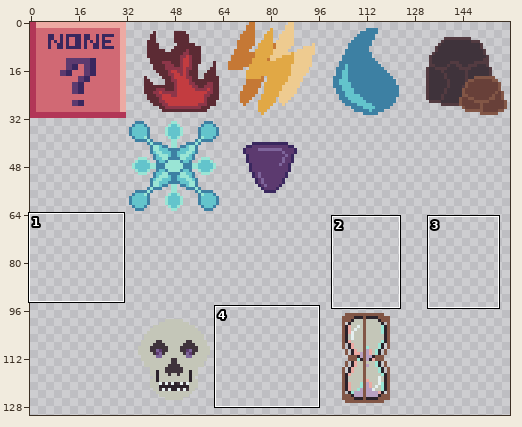
Sprite sheet: game/assets/tileset/skill_icons.png. The picture above shows the old version from afar; the outline marks the close-up.
Close-up. Earlier state:
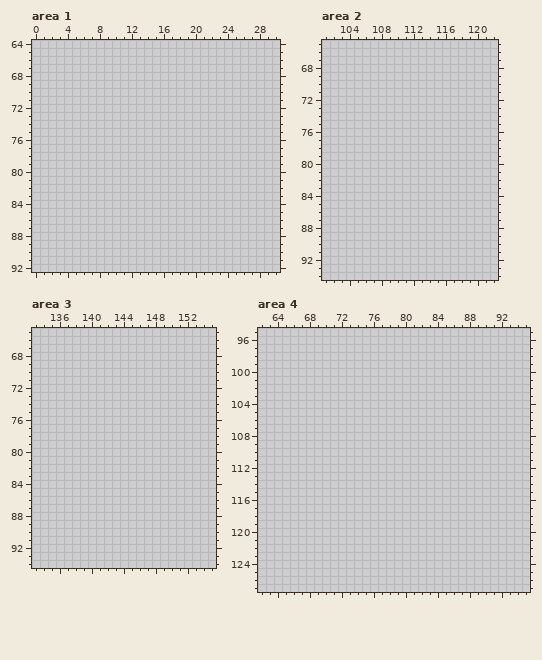
The file is 160x192 pixels. Shown: area 1: x 0..30, y 64..92; area 2: x 101..122, y 65..94; area 3: x 133..155, y 65..94; area 4: x 62..95, y 95..127. The old version is drawn lined up with the new one. The wide view leaves out empty margins. The commit also changed other parts of the picture, which this record leaves out.
Now the later version:
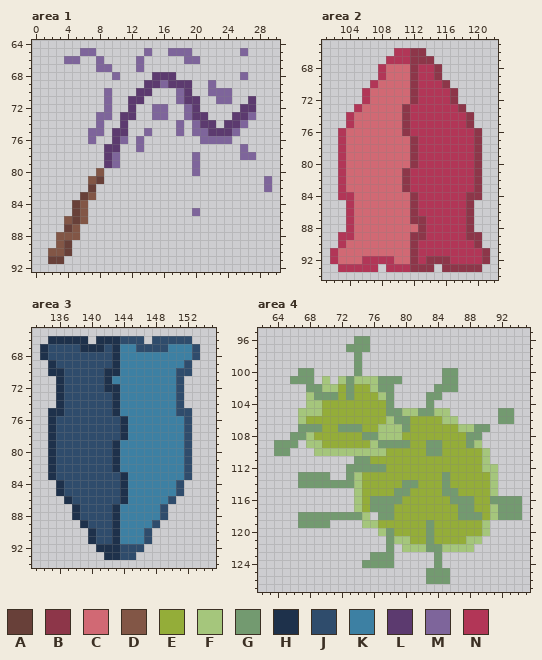
Palette (. is transparent): A #684039  B #8d3649  C #d16974  D #825646  E #94ad39  F #a5c67c  G #739a70  H #1e314b  J #2f4c6c  K #3d80a3  L #5c3a6f  M #7e659b  N #b23657
Changes in this commit:
drawings rearranged on the sheet (the old picture shows each at its new place; 1 dropped ones are not shown)
Changed rows in their new state; - is an unchanged pixel.
Area 1:
first column x 2:
65 ----MM------M--MMM------M---
66 --MM--M----M-----MM---------
67 ------MM---M----------------
68 --------M----LLL--------M---
69 ------------LLMLLL--M-------
70 -------M---LL---ML--MMM-----
71 -------M--LL----MLL--MM--L--
72 -------M--L--MM--ML-----LL--
73 ------MM-LL--MM--MLL---LLM--
74 ------M--L------M-MLL-LLM---
75 -----MM-LL--M---M-MMLLLM----
76 -----M--LM-M-------MMMM-----
77 -------LL--M------------M---
78 -------LM---------M-----MM--
79 -------LM---------M---------
80 ------D-----------M---------
81 -----DA--------------------M
82 -----A---------------------M
83 ----AD----------------------
84 ---AD-----------------------
85 ---AD-------------M---------
86 --DAD-----------------------
87 --AD------------------------
88 -DDD------------------------
89 -DA-------------------------
90 DDA-------------------------
91 AA--------------------------
Area 2:
first column x 102:
66 --------NNBB--------
67 -------NNNBBB-------
68 ------NCCCBNNB------
69 ------NCCCBNNB------
70 -----NCCCCBNNNB-----
71 ----NCCCCCBNNNNB----
72 ----NCCCCCBNNNNB----
73 ---NCCCCCBNNNNNNB---
74 --NCCCCCCBNNNNNNNB--
75 --NCCCCCCBNNNNNNNB--
76 -NCCCCCCCBNNNNNNNNB-
77 -NCCCCCCCCBNNNNNNNB-
78 -NCCCCCCCCBNNNNNNNB-
79 -NCCCCCCCCBNNNNNNNB-
80 -NCCCCCCCCBNNNNNNNB-
81 -NCCCCCCCBNNNNNNNNB-
82 -NCCCCCCCBNNNNNNNNB-
83 -NCCCCCCCBNNNNNNNNB-
84 -NNCCCCCCCBNNNNNNBB-
85 --NCCCCCCCBNNNNNNB--
86 --NCCCCCCCBNNNNNNB--
87 --NCCCCCCCBBNNNNNB--
88 --NCCCCCCCCBNNNNNB--
89 -NNCCCCCCCBBNNNNNBB-
90 -NCCCCCCCCBNNNNNNNB-
91 NCCCCCCCCCBNNNNNNNNB
92 NCCCNNNNCCBNBBBNNNNB
93 -NNNNN-NNNBBB-BBBBB-
Area 3:
first column x 134:
66 -HHHHH-HHHJJJ-JJJJJ-
67 HJJJJHHHJHKKJJJJKKKJ
68 HJJJJJJJJHKKKKKKKKKJ
69 -HJJJJJJJHKKKKKKKKJ-
70 -HHJJJJJHHKKKKKKKJJ-
71 --HJJJJJHKKKKKKKKJ--
72 --HJJJJJHHKKKKKKKJ--
73 --HJJJJJJHKKKKKKKJ--
74 --HJJJJJJHKKKKKKKJ--
75 -HHJJJJJJHKKKKKKKJJ-
76 -HJJJJJJJJHKKKKKKKJ-
77 -HJJJJJJJJHKKKKKKKJ-
78 -HJJJJJJJJHKKKKKKKJ-
79 -HJJJJJJJHKKKKKKKKJ-
80 -HJJJJJJJHKKKKKKKKJ-
81 -HJJJJJJJHKKKKKKKKJ-
82 -HJJJJJJJHKKKKKKKKJ-
83 -HJJJJJJJJHKKKKKKKJ-
84 --HJJJJJJJHKKKKKKJ--
85 --HJJJJJJJHKKKKKKJ--
86 ---HJJJJJJHKKKKKJ---
87 ----HJJJJHKKKKKJ----
88 ----HJJJJHKKKKKJ----
89 -----HJJJHKKKKJ-----
90 ------HJJHKKKJ------
91 ------HJJHKKKJ------
92 -------HHHJJJ-------
93 --------HHJJ--------
Area 4:
first column x 64:
 96 ----------GG-------------------
 97 ---------GGG-------------------
 98 ----------G--------------------
 99 ----------G--------------------
100 ---GG-----G----------GG--------
101 --GGG-F-FGFFFGGG-----GG--------
102 ----GGFFEGEEFGG-----GGG--------
103 ----FGGGEGEEEFG----GG----------
104 ----FFEEEEEEEEG----G-----------
105 ---FFFEEEEEEEEGGFFGGFF------GG-
106 ---FEEEEEEEEEEFGGEEEEFF-----GG-
107 ---GGGEEGGGEEFFFGEEEEEEFFGG----
108 --GGFEEEEEEGGFFFEEEEEEEEGG-----
109 GGG-FFEEEEEEFGGGGEEGGEEEGF-----
110 GG---FFFFFFFFFEEEEEGGEEEEEF----
111 ----------GGEEEEEEEEEEEEEEF----
112 ---------GGGGGEEEEEEEEEEEEFF---
113 ---GGGG--GFEEEEEEEEEEGEEEEEF---
114 ---GGGGGGGFEEEEEGGEEEGEEEEEF---
115 ----------FEEEEGGEEEEGGEEEEF---
116 ----------FEGGGGEEEEEEGGGEEGGGG
117 ----------FEGGGEEEEEEEEGGEEFGGG
118 ---GGGGGGGGF-GGEEEEEEEEGGGEFGGG
119 ---GGGG----FFEEEEEEGEEEEEEF----
120 -------------FGEEEEGEEEEEEF----
121 --------------GFFEEGEEEEFF-----
122 --------------G-FFFGGFFFF------
123 ------------GGG-----G----------
124 -----------GGGG-----G----------
125 -------------------GGG---------
126 -------------------GGG---------
